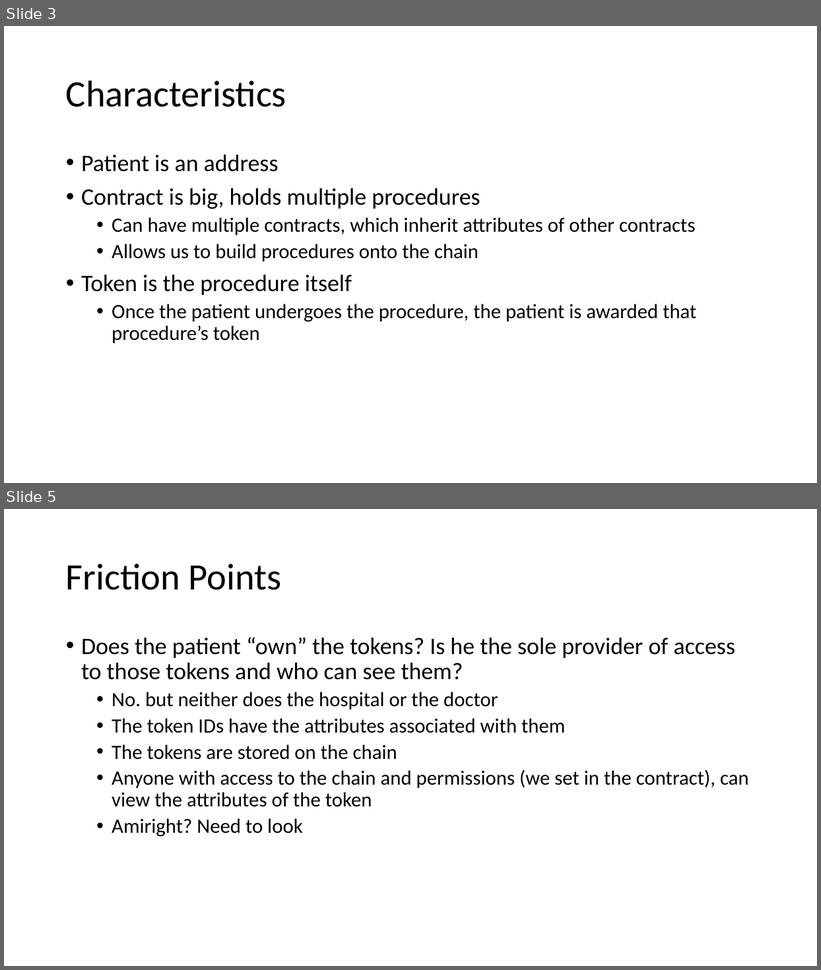
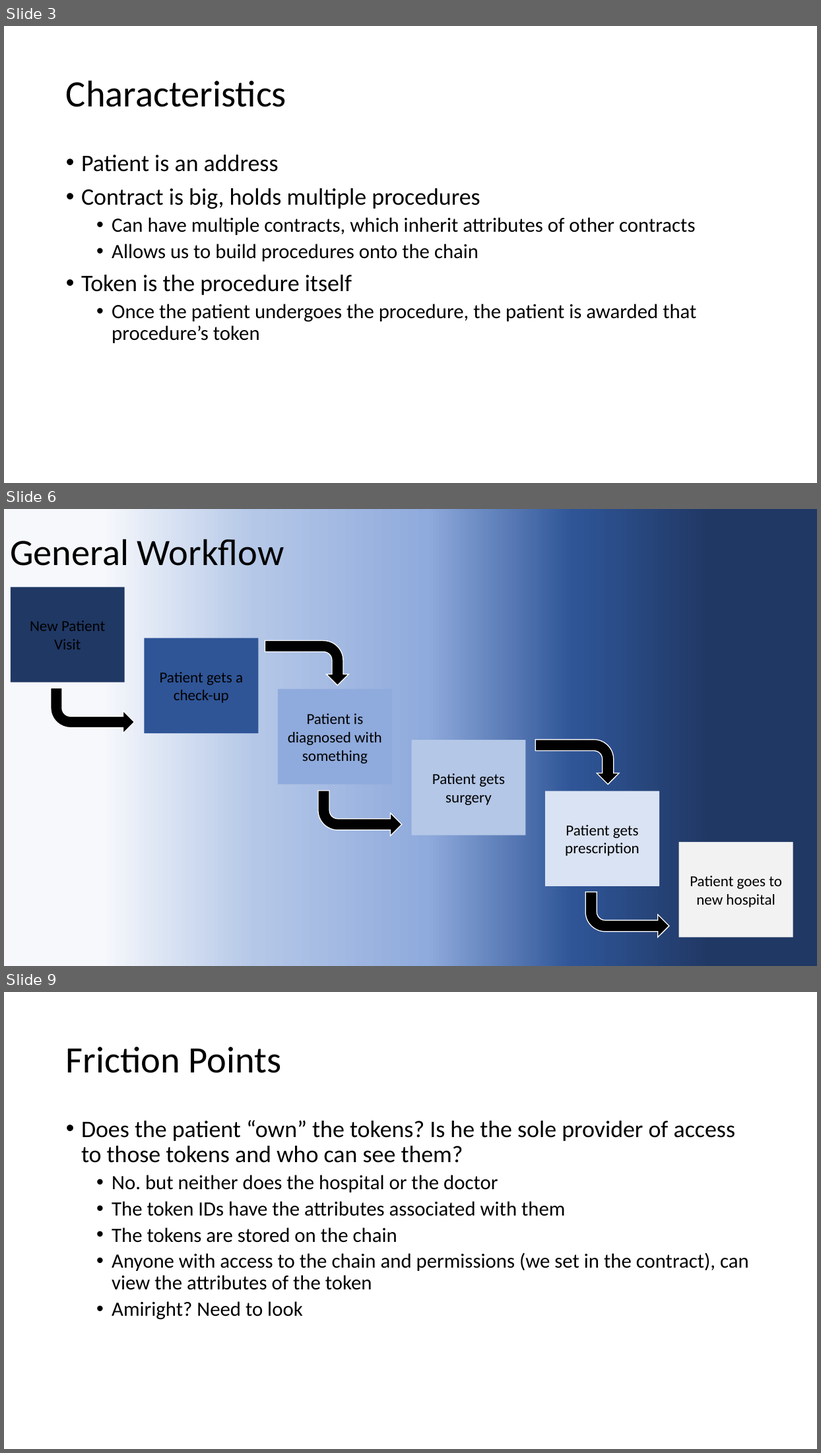
Before and after one commit to exposuretherapy/FINTECH_PROJECT3-blockchain-app, a slide deck: SickCoin.pptx. Shown one above the other, each under a label of ours: slides 3 and 5 before the commit, slides 3, 6 and 9 after it; the slides between them are not shown. The pictures are 821x970 and 821x1453 pixels, drawn with LibreOffice and Linux fonts; fonts in the diff are those of the drawing. Boxes give left, top, right and bottom in pixels: in the first picture for what was removed or moved away, otherwise in the second. Text is boxed around its words. In the diff, an @@ line names an element or a change of style, - is before the commit and + after.

```diff
--- a/SickCoin.pptx
+++ b/SickCoin.pptx
@@ slide 6 added at (4,509,817,966), background gradient #F6F8FC to #B4C7E7 to #8FAADC to #2F5597 to #203864 @@
@@ title added at (10,534,284,574), 44 pt, text #000000 @@
+General Workflow
@@ rectangle added at (11,587,125,682), fill #203864, 18 pt, text #000000 @@
+New Patient Visit
@@ rectangle added at (145,638,258,733), fill #2F5597, 18 pt, text #000000 @@
+Patient gets a check-up
@@ bent arrow added at (265,641,349,685), fill #000000, outline #FFFFFF 1 pt @@
@@ bent arrow added at (51,689,135,733), fill #000000, outline #FFFFFF 1 pt @@
@@ rectangle added at (278,689,392,784), fill #8FAADC, 18 pt, text #000000 @@
+Patient is diagnosed with something
@@ rectangle added at (411,740,525,835), fill #B4C7E7, 18 pt, text #000000 @@
+Patient gets surgery
@@ bent arrow added at (536,739,620,784), fill #000000, outline #FFFFFF 1 pt @@
@@ bent arrow added at (318,791,402,836), fill #000000, outline #FFFFFF 1 pt @@
@@ rectangle added at (546,791,660,887), fill #DAE3F3, 18 pt, text #000000 @@
+Patient gets prescription
@@ rectangle added at (679,842,793,937), fill #F2F2F2, 18 pt, text #000000 @@
+Patient goes to new hospital
@@ bent arrow added at (586,892,669,938), fill #000000, outline #FFFFFF 1 pt @@
@@ what was slide 5 is now slide 9 @@
```
Also in this commit, not shown: 1 slide changed, 4 other slides added.
